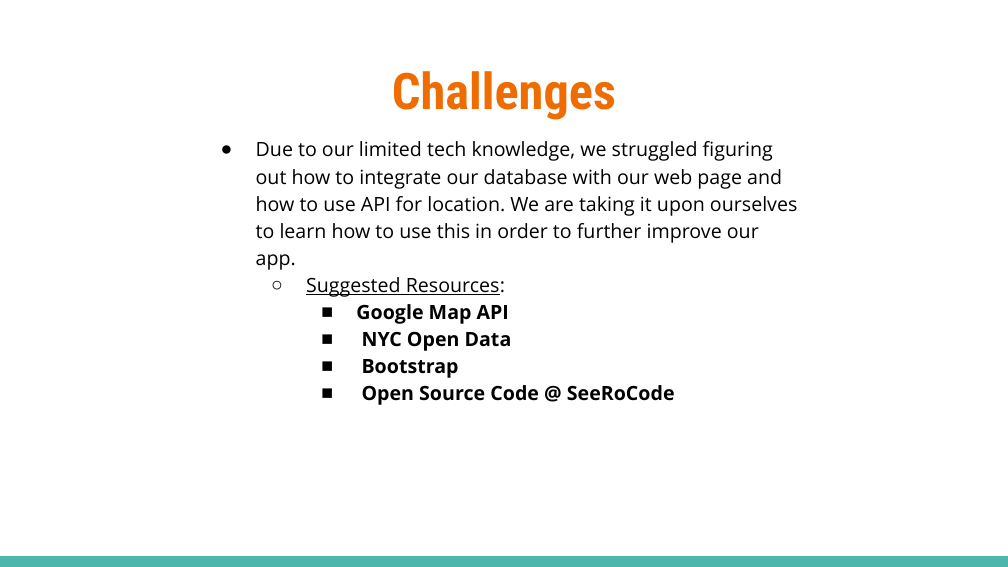
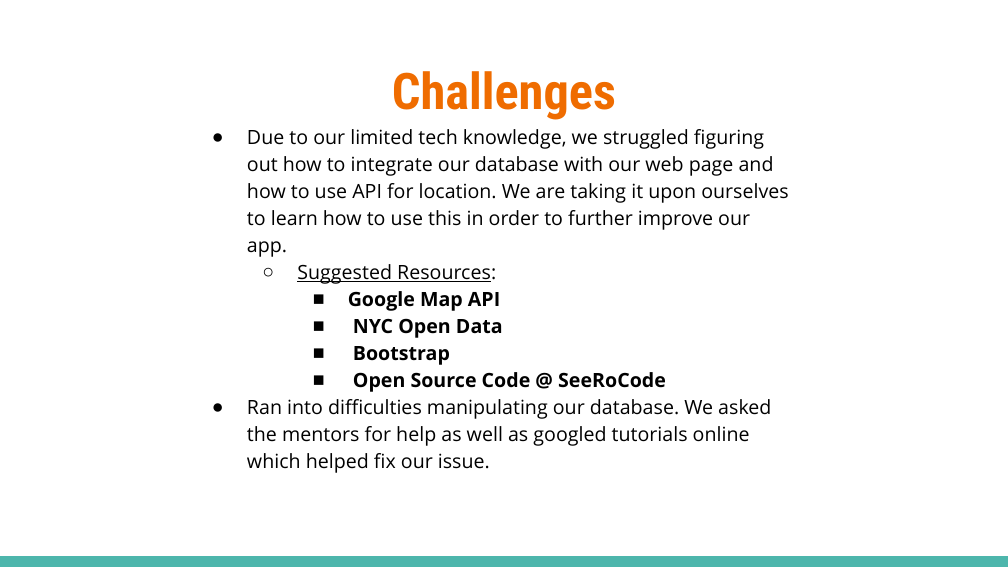
Before and after one commit to XHenriquez/discoverfood, a slide deck: slide 5 of Mo’ Pantry.pptx. Drawn at 1008x567 pixels with LibreOffice and Linux fonts; fonts in the diff are those of the drawing; background and template pictures are left out. Boxes give left, top, right and bottom in pixels: in the first picture for what was removed or moved away, otherwise in the second. Text is boxed around its words. In the diff, an @@ line names an element or a change of style, - is before the commit and + after.

```diff
--- a/Mo’ Pantry.pptx
+++ b/Mo’ Pantry.pptx
@@ text "Due to our limited tech ...": place and size @@
-text "Due to our limited tech ..." at (256, 141, 797, 405)
+text "Due to our limited tech ..." at (247, 129, 788, 473)
@@ text at (247, 399, 771, 473): paragraph added @@
+● Ran into difficulties manipulating our database. We asked the mentors for help as well as googled tutorials online which helped fix our issue.
```
Also in this commit, not shown: 1 other slide changed.
